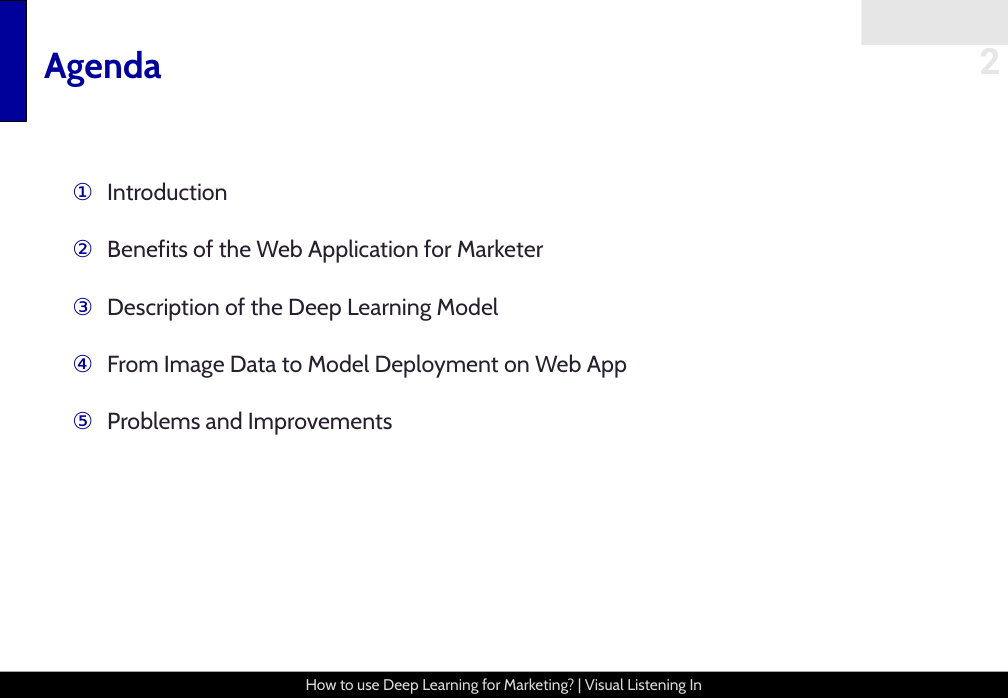
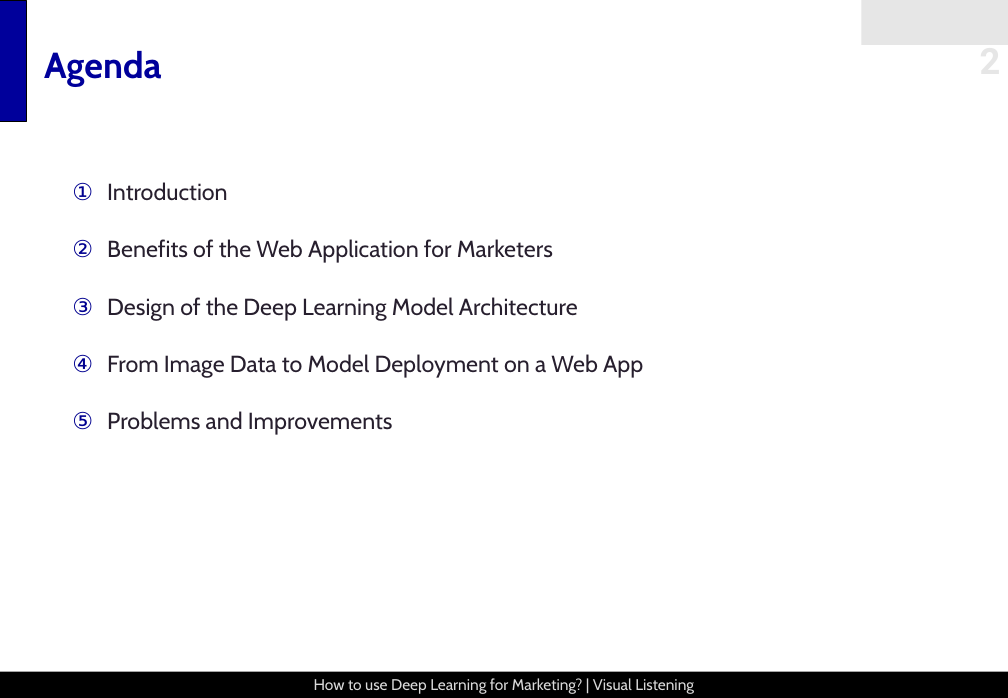
Before and after one commit to snoweZz/DLfM_BrandManagement, a slide deck: slide 2 of about_me/Visual Listening In_Draft.pptx. Drawn at 1008x698 pixels with LibreOffice and Linux fonts; fonts in the diff are those of the drawing. Boxes give left, top, right and bottom in pixels: in the first picture for what was removed or moved away, otherwise in the second. Text is boxed around its words. In the diff, an @@ line names an element or a change of style, - is before the commit and + after.

```diff
--- a/about_me/Visual Listening In_Draft.pptx
+++ b/about_me/Visual Listening In_Draft.pptx
@@ text at (107,239,643,378): text changed @@
-2. Benefits of the Web Application for Marketer
-3. Description of the Deep Learning Model
-4. From Image Data to Model Deployment on Web App
+2. Benefits of the Web Application for Marketers
+3. Design of the Deep Learning Model Architecture
+4. From Image Data to Model Deployment on a Web App
@@ text at (314,678,694,694): text changed @@
-How to use Deep Learning for Marketing? | Visual Listening In
+How to use Deep Learning for Marketing? | Visual Listening
```
Also in this commit, not shown: 1 other slide changed, 4 other files.
